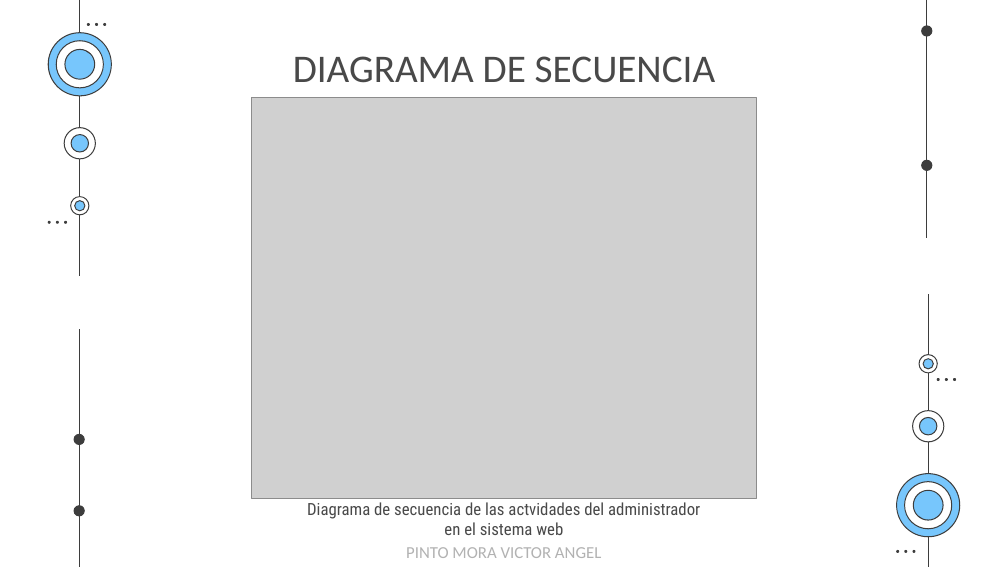
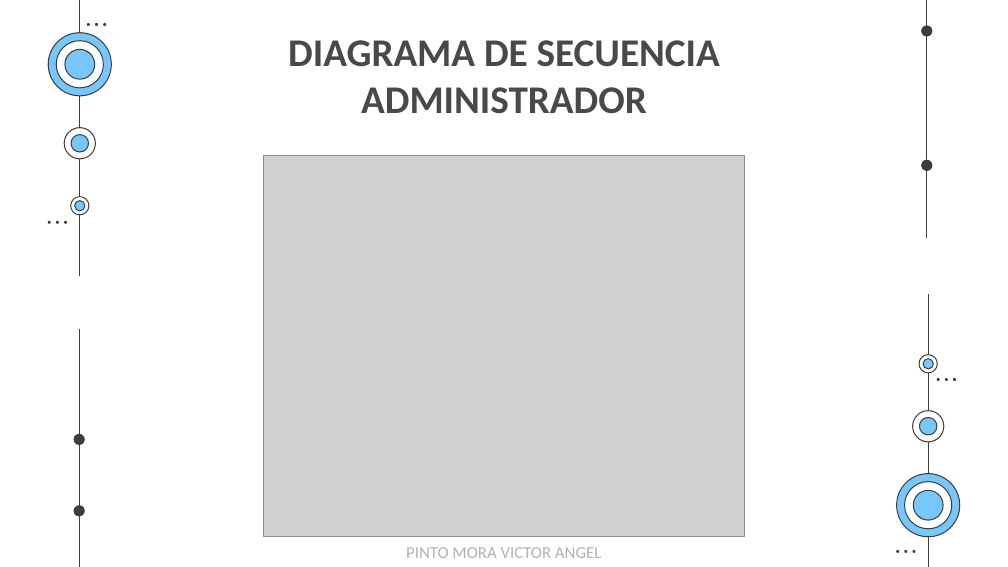
Before and after one commit to EgCooper/Mxt-Technology, a slide deck: slide 39 of Documentacion/Mxt-Technology Presentacion.pptx (slide 38 before the commit). Drawn at 1008x567 pixels with LibreOffice and Linux fonts; fonts in the diff are those of the drawing; grey boxes stand for pictures. Boxes give left, top, right and bottom in pixels: in the first picture for what was removed or moved away, otherwise in the second. Text is boxed around its words. In the diff, an @@ line names an element or a change of style, - is before the commit and + after.

```diff
--- a/Documentacion/Mxt-Technology Presentacion.pptx
+++ b/Documentacion/Mxt-Technology Presentacion.pptx
@@ title at [288, 40, 720, 114]: text changed; bold on @@
-DIAGRAMA DE SECUENCIA
+DIAGRAMA DE SECUENCIA
+ADMINISTRADOR
@@ picture: place and size @@
-picture at [252, 98, 757, 498]
+picture at [264, 155, 745, 536]
@@ text removed at [307, 502, 700, 535] @@
-Diagrama de secuencia de las actvidades del administrador en el sistema web
```
Also in this commit, not shown: 43 other slides changed, 1 slide added, 12 slides removed, 1 other file.
